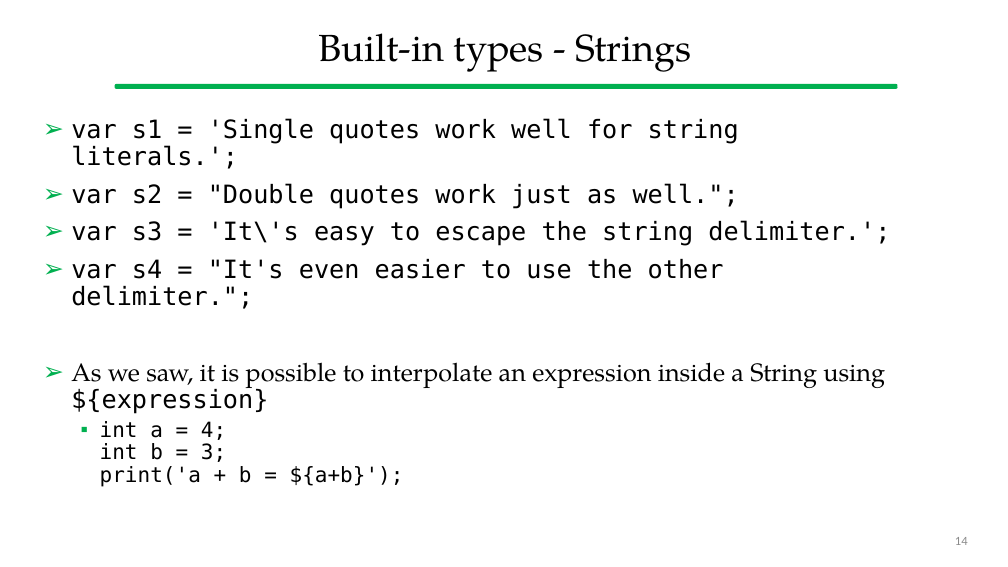
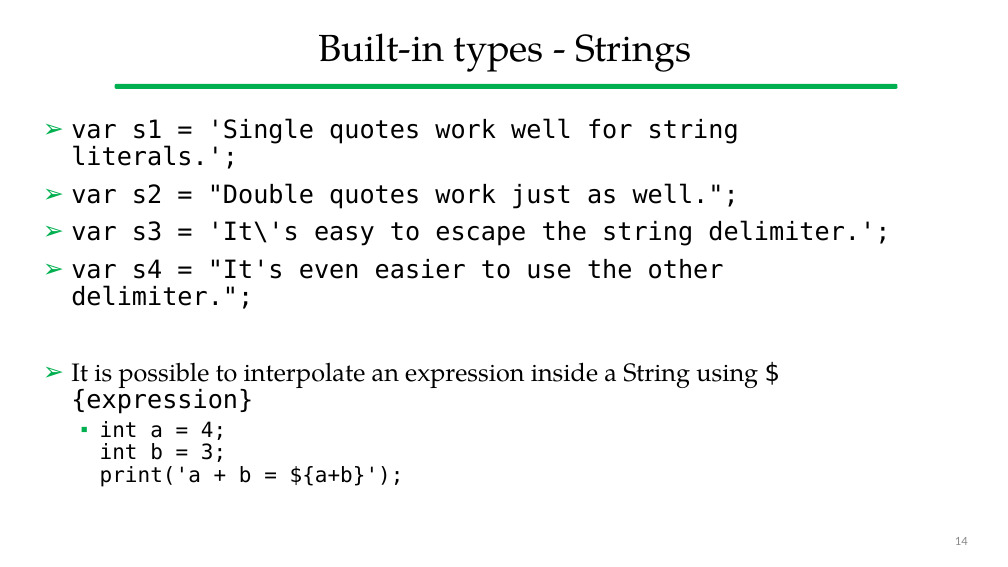
Before and after one commit to gcappon/bwthw, a slide deck: slide 14 of lab_02-dart_101_part_1/lab_02-dart_101_part_1.pptx. Drawn at 1008x567 pixels with LibreOffice and Linux fonts; fonts in the diff are those of the drawing. Boxes give left, top, right and bottom in pixels: in the first picture for what was removed or moved away, otherwise in the second. Text is boxed around its words. In the diff, an @@ line names an element or a change of style, - is before the commit and + after.

```diff
--- a/lab_02-dart_101_part_1/lab_02-dart_101_part_1.pptx
+++ b/lab_02-dart_101_part_1/lab_02-dart_101_part_1.pptx
@@ text at (71, 362, 758, 414): text changed @@
-➢ As we saw, it is possible to interpolate an expression inside a String using ${expression}
+➢ It is possible to interpolate an expression inside a String using ${expression}
```
Also in this commit, not shown: 1 other slide changed, 4 other files.
